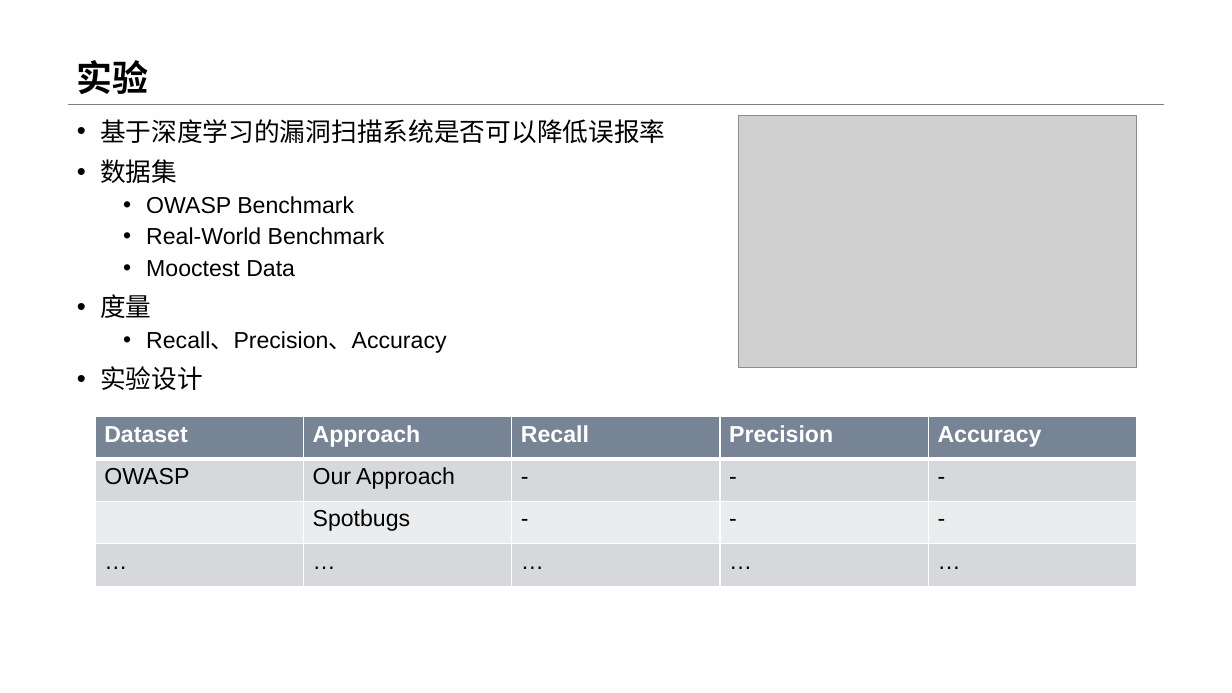
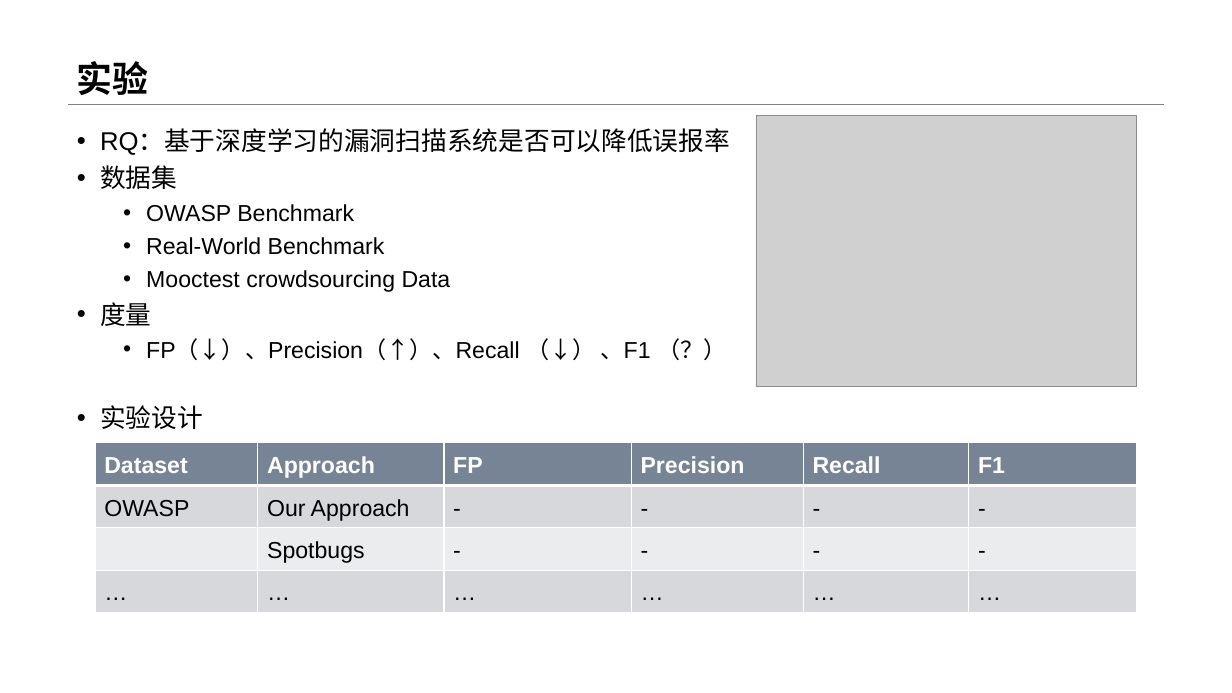
Before and after one commit to Anemone95/MLDetectVuln, a slide deck: slide 18 of 开题/基于深度学习的漏洞扫描系统.pptx (slide 13 before the commit). Drawn at 1232x693 pixels with LibreOffice and Linux fonts; fonts in the diff are those of the drawing; grey boxes stand for pictures. Boxes give left, top, right and bottom in pixels: in the first picture for what was removed or moved away, otherwise in the second. Text is boxed around its words. In the diff, an @@ line names an element or a change of style, - is before the commit and + after.

```diff
--- a/开题/基于深度学习的漏洞扫描系统.pptx
+++ b/开题/基于深度学习的漏洞扫描系统.pptx
@@ picture: place and size @@
-picture at (738,116,1137,368)
+picture at (757,116,1138,386)
@@ text at (100,129,730,155): text changed @@
-• 基于深度学习的漏洞扫描系统是否可以降低误报率
+• RQ：基于深度学习的漏洞扫描系统是否可以降低误报率
@@ text at (100,165,385,429): line spacing 0.9 to 1.2; less space between paragraphs @@
@@ text at (146,270,451,292): text changed @@
-  • Mooctest Data
+  • Mooctest crowdsourcing Data
@@ text at (146,339,651,360): text changed @@
-  • Recall、Precision、Accuracy
+  • FP（↓）、Precision（↑）、Recall （↓） 、F1 （？）
@@ table at (95,443,1137,613) @@
+column 3: FP | - | - | …
+column 4: Precision | - | - | …
-column 4: Precision | - | - | …
-column 5: Accuracy | - | - | …
+column 6: F1 | - | - | …
@@ table: place and size @@
-table at (95,417,1135,587)
+table at (95,443,1137,613)
```
Also in this commit, not shown: 7 other slides changed, 10 slides added, 3 slides removed, 1 other file.
